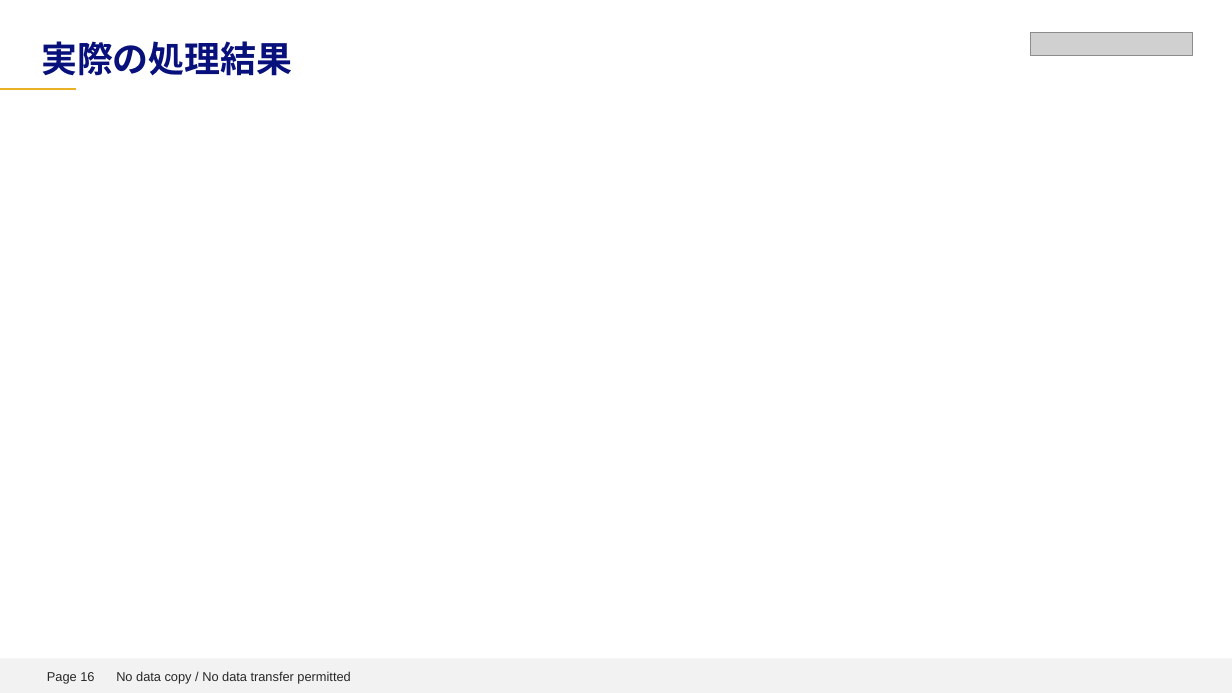
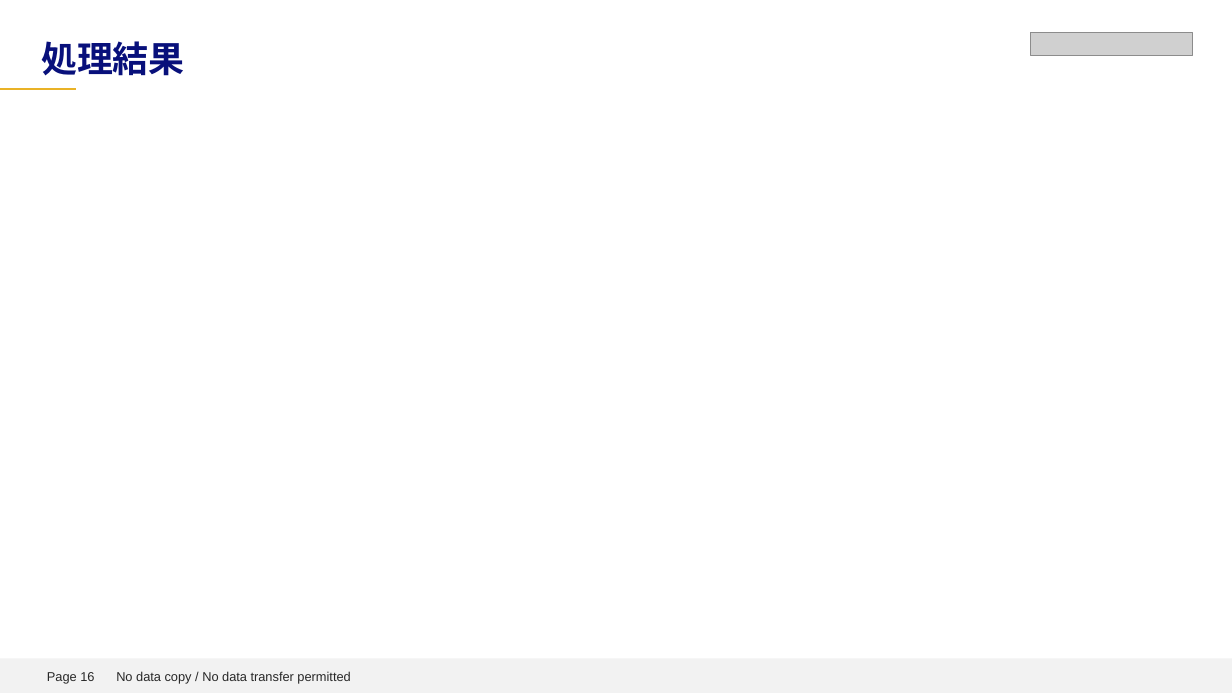
Before and after one commit to sunday-robot/DeepLerningKot, a slide deck: slide 16 of word2vecの紹介.pptx. Drawn at 1232x693 pixels with LibreOffice and Linux fonts; fonts in the diff are those of the drawing; grey boxes stand for pictures; background and template pictures are left out. Boxes give left, top, right and bottom in pixels: in the first picture for what was removed or moved away, otherwise in the second. Text is boxed around its words. In the diff, an @@ line names an element or a change of style, - is before the commit and + after.

```diff
--- a/word2vecの紹介.pptx
+++ b/word2vecの紹介.pptx
@@ title at <box>41,41,185,76</box>: text changed @@
-実際の処理結果
+処理結果
```
